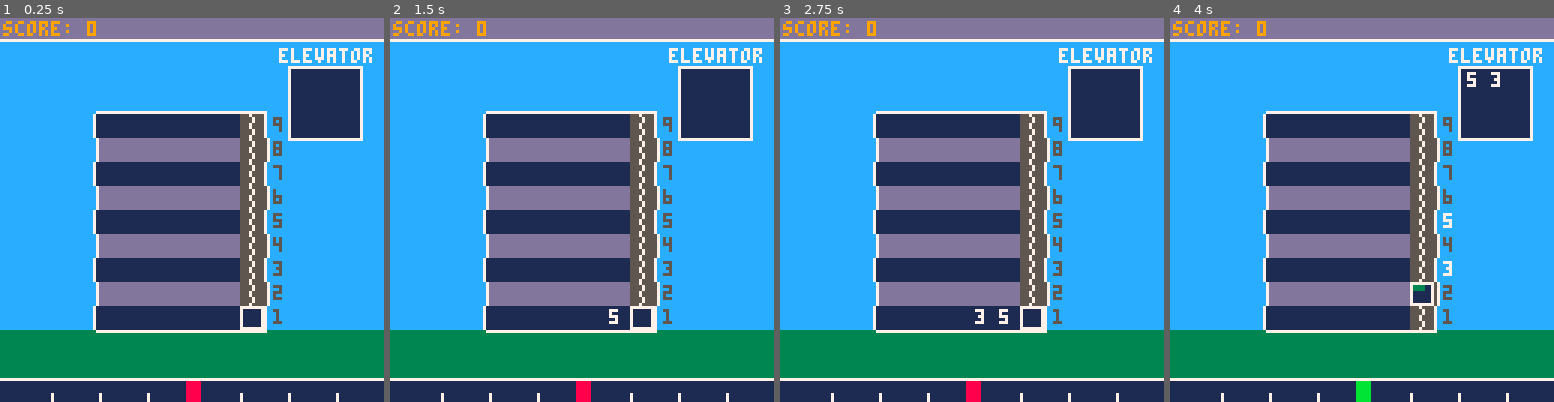
Above: before the commit, frames 1-4 (left to right).
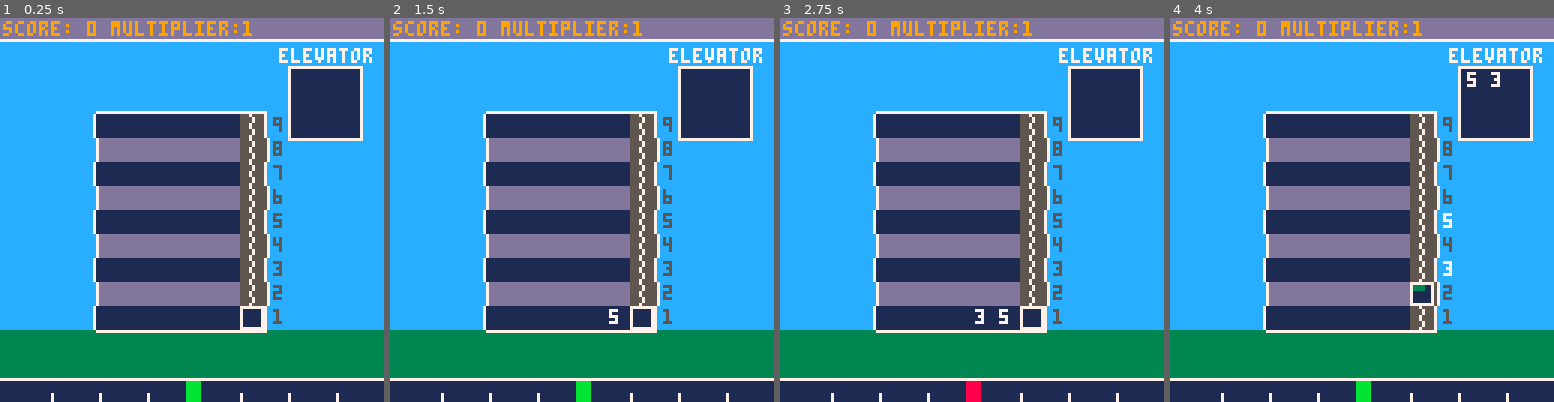
Above: after the commit, the same moments.

Repository: GerodruS/gj211219
Game: PICO-8 cartridge game.p8
Same seed, same stepped clock (60 frames per second), same inputs: the game is played once before the commit and once after it.
Inputs:
- Up to frame 1 (0.25 s): no input
- Up to frame 2 (1.5 s): tap X (X key) at 1.07 s
- Up to frame 3 (2.75 s): hold Left 1.97-2.37 s; tap X (X key) at 2.07, 2.4, 2.73 s; hold Down from 2.42 s (still down)
- Up to frame 4 (4 s): release Down at 2.82 s; hold Right 2.87-3.53 s; tap X (X key) at 3.07, 3.4, 3.73 s; hold Up from 3.58 s (still down)

The runs differ from the first frame. In frame 1, 0.8% of the frame differs, in the area x 28-66%, y 0-100%; in frame 2, 0.8%; in frame 3, 0.6%; in frame 4, 0.6%.

Commit message:
Added first version of multiplier

Diff:
--- a/game.p8
+++ b/game.p8
@@ -31,6 +31,7 @@
 
 function init_rhythm()
  music(18, 100)
+ success=true
 end
 
 function draw_rhythm()
@@ -135,7 +136,10 @@
     end
    end
   end
-  if (not success) sfx(3,3)
+  if not success then
+   sfx(3,3)
+   reset_multiplier()
+  end
  end
 end
 
@@ -263,7 +267,28 @@
 end
 -->8
 -- score
+function reset_multiplier()
+ multiplier=1
+ sub_mul=1
+end
+
+function increase_mul()
+ if multiplier==sub_mul then
+  multiplier+=1
+  sub_mul=1
+ else
+  sub_mul+=1
+ end
+end
+
+function delivery_completed()
+ score+=1*multiplier
+ sfx(2,3)
+ increase_mul()
+end
+
 function init_score()
+ reset_multiplier()
  score=0
 end
 
@@ -271,12 +296,9 @@
  color(9)
  x=x or 1
  y=y or 1
- print('score: '..score,x,y)
-end
-
-function delivery_completed()
- score+=100
- sfx(2,3)
+ print('score: '..score
+  ..' multiplier:'..multiplier
+  ,x,y)
 end
 -->8
 -- game state
